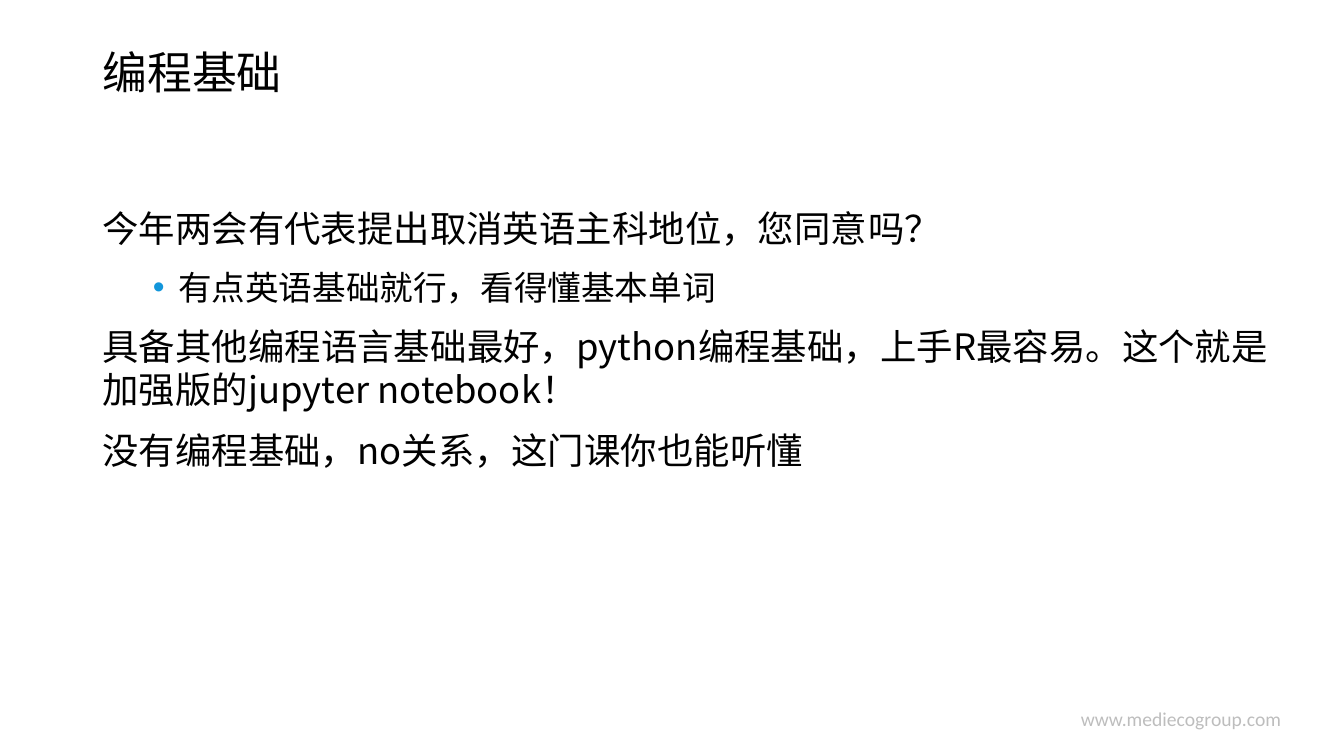
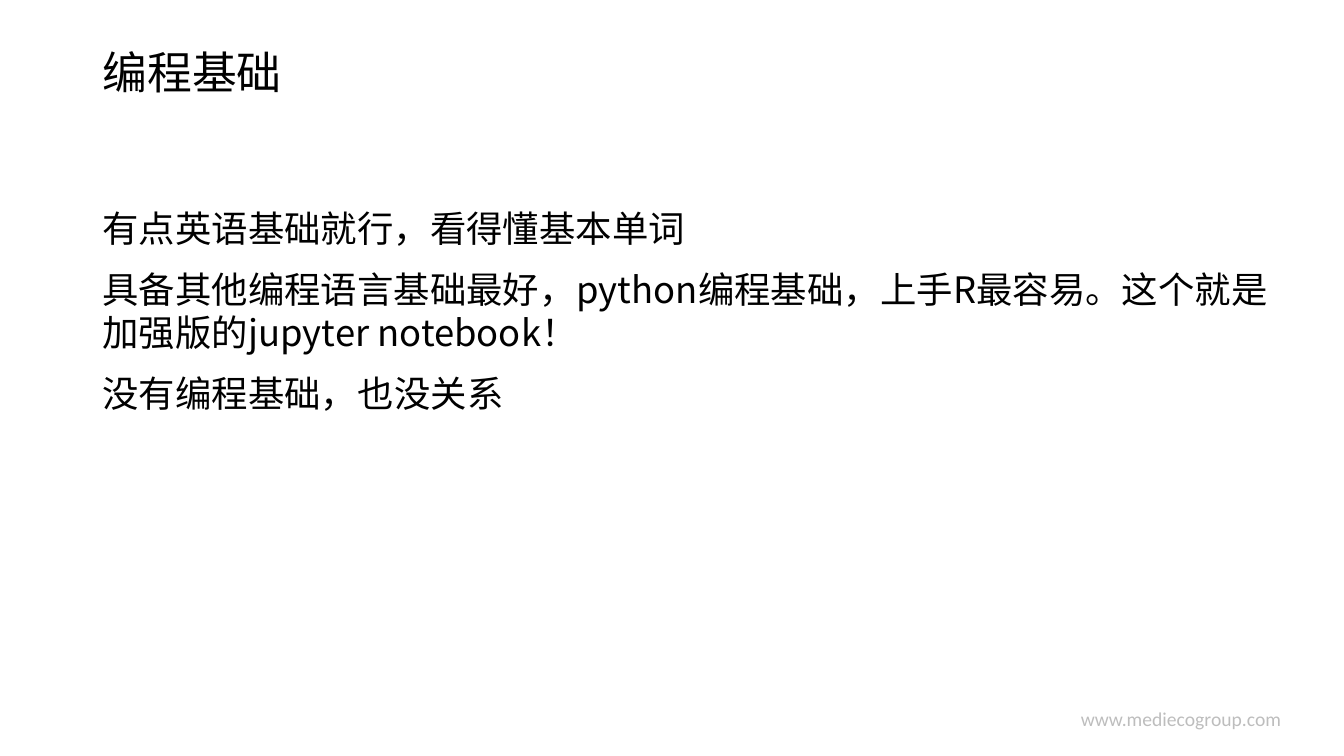
Before and after one commit to hao203/rmd_china, a slide deck: slide 16 of slides/00.Introduction/00.pptx (slide 17 before the commit). Drawn at 1344x756 pixels with LibreOffice and Linux fonts; fonts in the diff are those of the drawing; background and template pictures are left out. Boxes give left, top, right and bottom in pixels: in the first picture for what was removed or moved away, otherwise in the second. Text is boxed around its words. In the diff, an @@ line names an element or a change of style, - is before the commit and + after.

```diff
--- a/slides/00.Introduction/00.pptx
+++ b/slides/00.Introduction/00.pptx
@@ text at (x1=102, y1=211, x2=940, y2=246): paragraph removed @@
-今年两会有代表提出取消英语主科地位，您同意吗？
@@ text at (x1=102, y1=211, x2=685, y2=246): size 24 to 26 pt in "有点英语基础就行，看得懂基本单词"; bullet • to none; list level 2 to 1 in "有点英语基础就行，看得懂基本单词" @@
@@ text at (x1=102, y1=376, x2=503, y2=411): text changed @@
-没有编程基础，no关系，这门课你也能听懂
+没有编程基础，也没关系
```
Also in this commit, not shown: 7 other slides changed, 1 slide removed, 9 other files.
